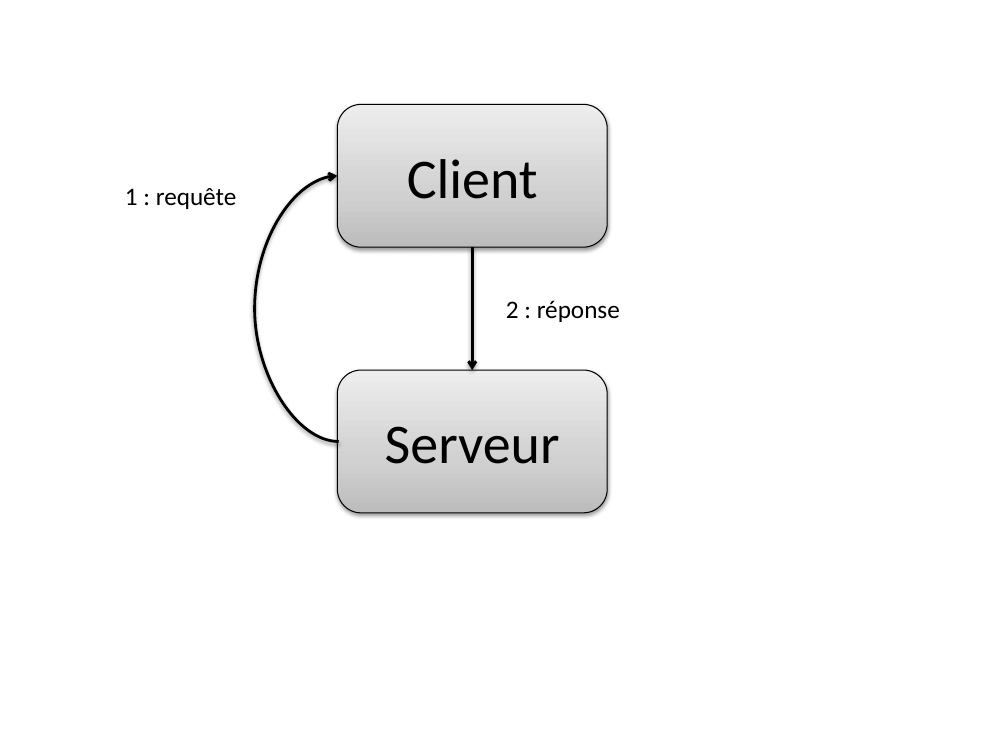
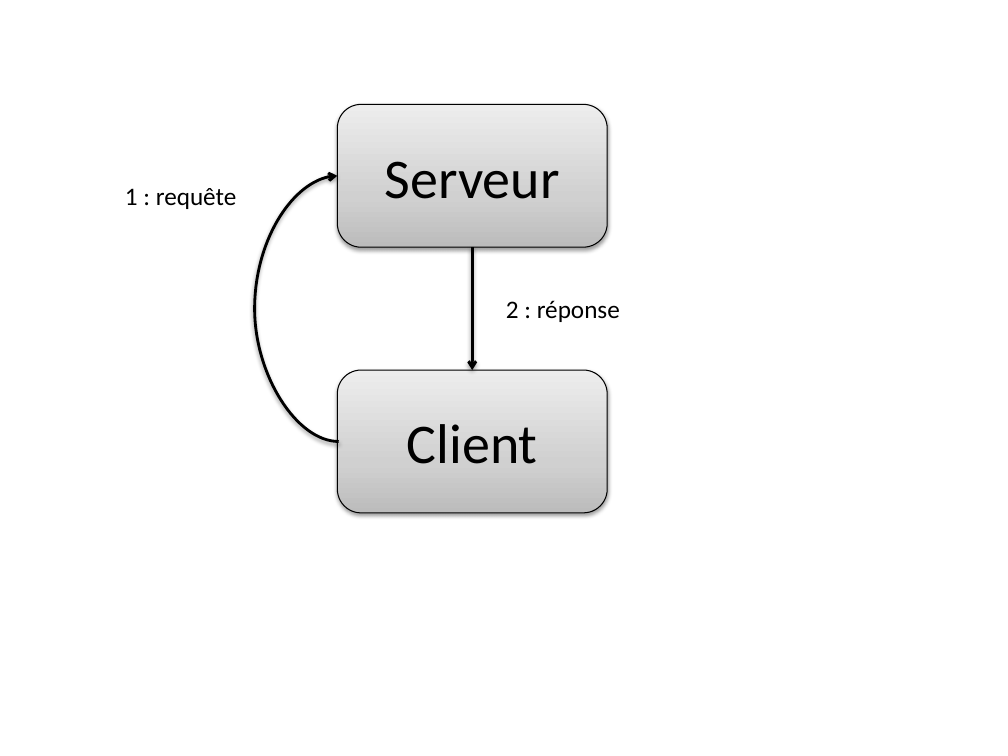
Before and after one commit to dduportal/dduportal.github.io, a slide deck: slide 2 of cours/ensg-asi-2014/src/raws/img_gen.pptx. Drawn at 1008x756 pixels with LibreOffice and Linux fonts; fonts in the diff are those of the drawing. Boxes give left, top, right and bottom in pixels: in the first picture for what was removed or moved away, otherwise in the second. Text is boxed around its words. In the diff, an @@ line names an element or a change of style, - is before the commit and + after.

```diff
--- a/cours/ensg-asi-2014/src/raws/img_gen.pptx
+++ b/cours/ensg-asi-2014/src/raws/img_gen.pptx
@@ text in rounded rectangle at (385,161,560,199): text changed @@
-Client
+Serveur
@@ text in rounded rectangle at (407,424,538,464): text changed @@
-Serveur
+Client
```
Also in this commit, not shown: 1 other slide changed, 3 slides added.
